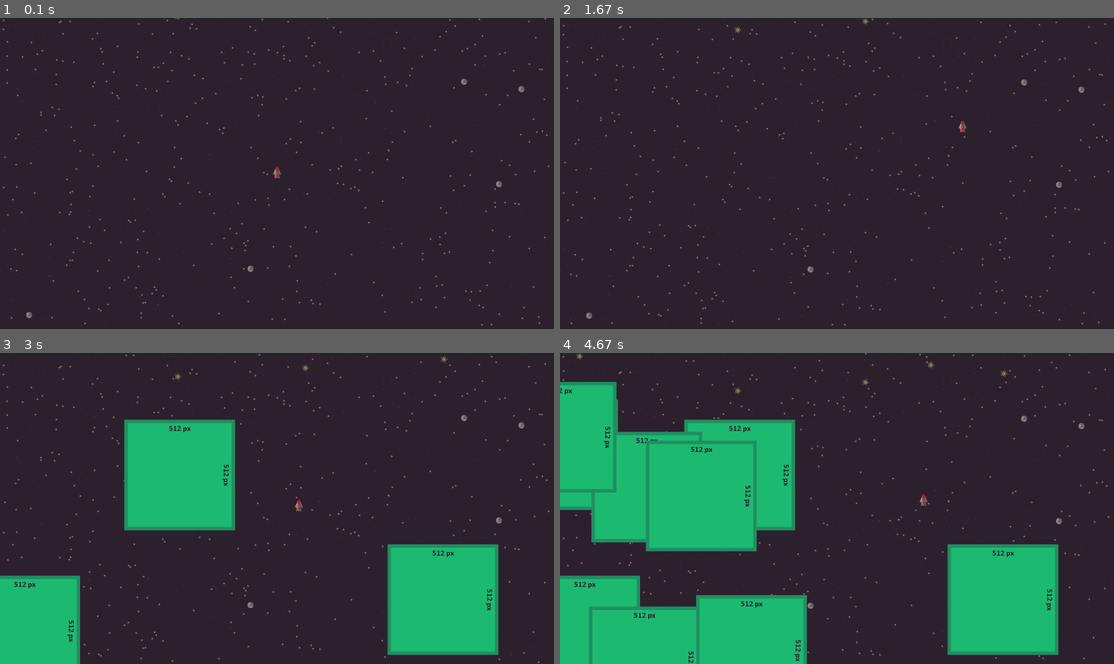
Above: before the commit, frames 1-4 (two rows, left to right).
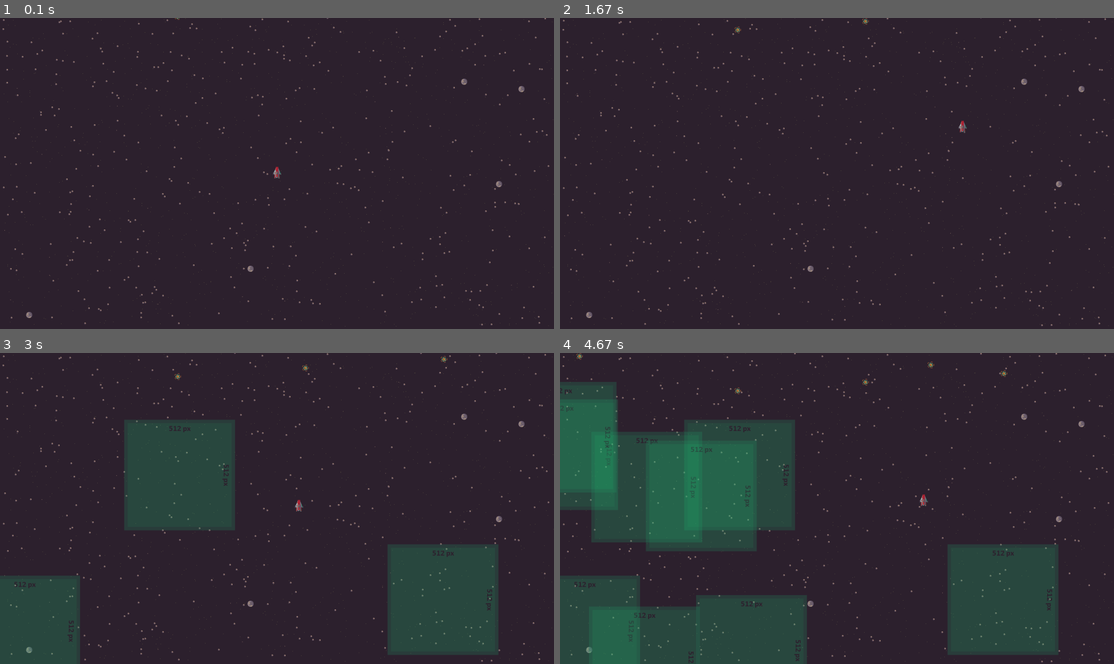
Above: after the commit, the same moments.

Repository: IAProg/pygame-SDL2-demo
Game: pygame game, started from cpu-main.py
Two runs of this game, one before a commit and one after it. Both use one fixed random seed, a clock stepped at 60 frames per second and the inputs below.
Inputs:
- Up to frame 1 (0.1 s): no input
- Up to frame 2 (1.67 s): hold D 0.33-0.8 s; hold W 0.83-1.13 s; hold D 1.17-1.63 s
- Up to frame 3 (3 s): hold A 1.67-2.2 s; tap B at 1.82 s; hold S 2.23-2.53 s; hold A 2.57-2.97 s
- Up to frame 4 (4.67 s): hold W 3-3.37 s; tap B at 3.15, 4.62 s; hold D 3.4-4.03 s; hold S 4.07-4.43 s; hold A from 4.47 s (still down)

The runs differ from the first frame. In frame 1, 0.2% of the frame differs, in the area x 0-100%, y 0-99%; in frame 2, 1.4%; in frame 3, 19%; in frame 4, 36%, in the area x 0-100%, y 0-100%.

Commit message:
clean up

Diff:
--- a/entities.py
+++ b/entities.py
@@ -24,14 +24,14 @@
 		backdrop.image = tm.fetch("bg")
 		backdrop.rect  = backdrop.image.get_rect()
 
-		dist = [1] * 5
-		dist = dist + [2] * 400
-		dist = dist + [3] * 25
+		dist = [0] * 5
+		dist = dist + [1] * 400
+		dist = dist + [2] * 25
 		for val in dist:
 			Star(self, val)
 
 class Star(pg.sprite.Sprite):
-	skins = ["Star1","Star2","Star3","Star4"]
+	skins = ["Star1","Star2","Star3"]
 	speed = 2
 
 	def __init__(self, group, size):
Binary file changed: Sprites/256px.png
Binary file changed: Sprites/512px.png
Binary file changed: Sprites/Star1.png
Binary file changed: Sprites/Star2.png
Binary file changed: Sprites/Star3.png
Binary file removed: Sprites/Star4.png
